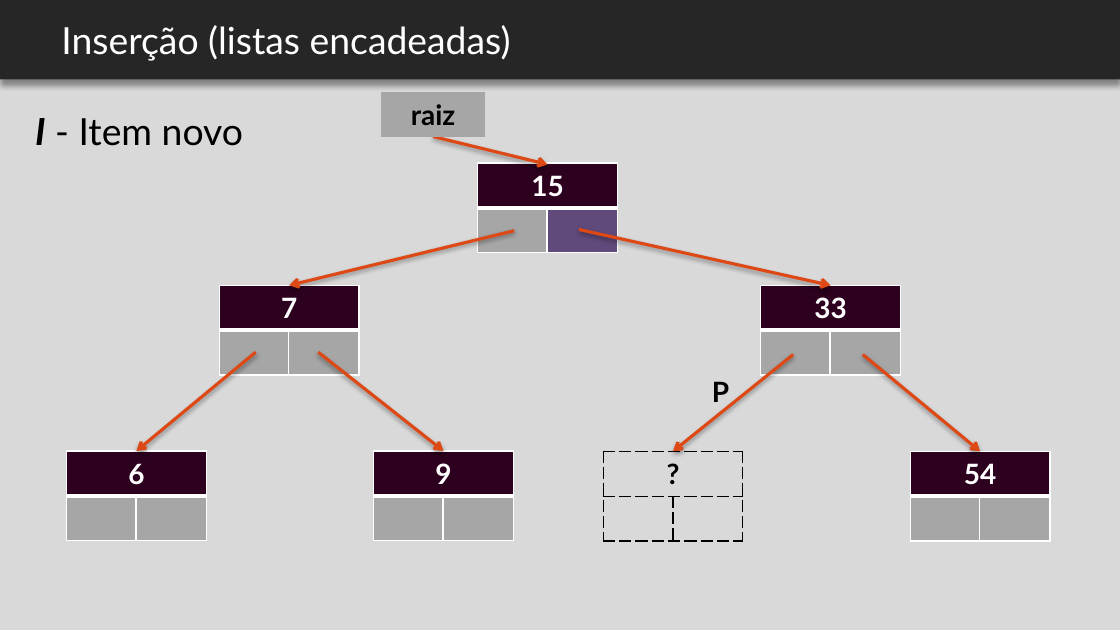
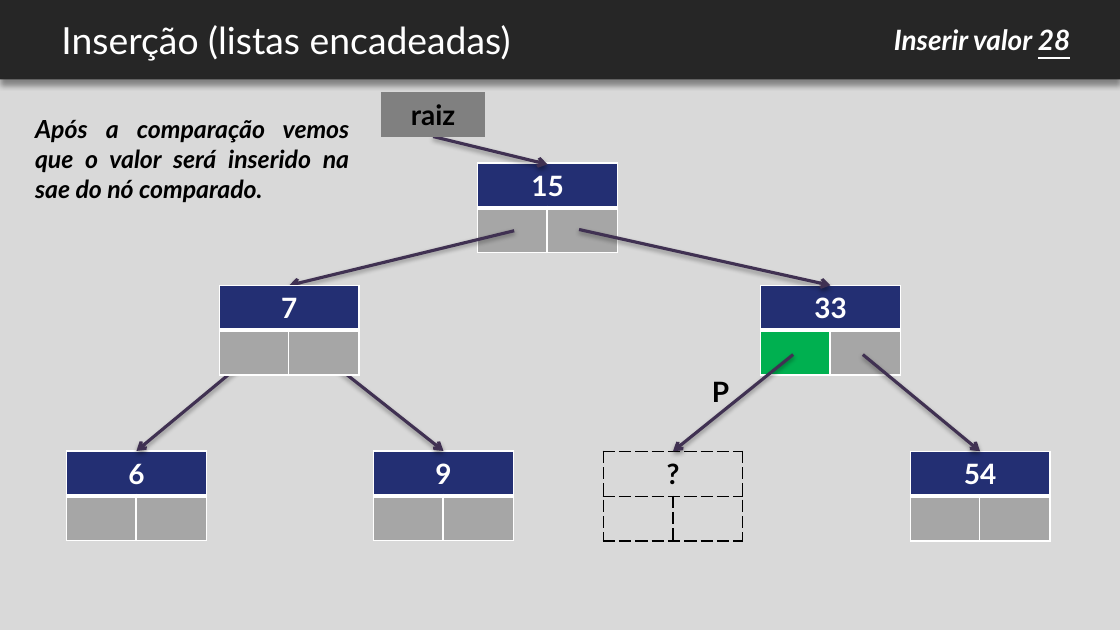
Before and after one commit to felipemarc/AED1_2016-2, a slide deck: slide 20 of ap_arvores/AED - arvores.pptx (slide 19 before the commit). Drawn at 1120x630 pixels with LibreOffice and Linux fonts; fonts in the diff are those of the drawing; background and template pictures are left out. Boxes give left, top, right and bottom in pixels: in the first picture for what was removed or moved away, otherwise in the second. Text is boxed around its words. In the diff, an @@ line names an element or a change of style, - is before the commit and + after.

```diff
--- a/ap_arvores/AED - arvores.pptx
+++ b/ap_arvores/AED - arvores.pptx
@@ text added at <box>894,29,1070,51</box>, 18 pt, text #FFFFFF, bold, italic @@
+Inserir valor 28
@@ text removed at <box>35,118,243,146</box> @@
-I - Item novo
@@ text added at <box>35,119,350,202</box>, 16 pt, text #000000, bold, italic @@
+Após a comparação vemos que o valor será inserido na sae do nó comparado.
@@ table at <box>381,92,485,137</box> @@
@@ fill #A6A6A6 to #808080 in row 1, column 1 @@
@@ arrow (433, 137) - (548, 165): stroke #DD4814 2 pt to #403152 2 pt @@
@@ table at <box>478,162,618,252</box> @@
@@ fill #2C001E to #232F73 in row 1, column 1 @@
@@ fill #604A7B to #A6A6A6 in row 2, column 2 @@
@@ arrow (514, 231) - (289, 286): stroke #DD4814 2 pt to #403152 2 pt @@
@@ arrow (579, 230) - (831, 286): stroke #DD4814 2 pt to #403152 2 pt @@
@@ table at <box>220,286,360,375</box> @@
@@ fill #2C001E to #232F73 in row 1, column 1 @@
@@ table at <box>760,286,900,375</box> @@
@@ fill #2C001E to #232F73 in row 1, column 1 @@
@@ fill #A6A6A6 to #00B050 in row 2, column 1 @@
@@ arrow (255, 352) - (137, 451): stroke #DD4814 2 pt to #403152 2 pt @@
@@ arrow (318, 352) - (444, 451): stroke #DD4814 2 pt to #403152 2 pt @@
@@ arrow (793, 355) - (673, 451): stroke #DD4814 2 pt to #403152 2 pt @@
@@ arrow (862, 355) - (980, 451): stroke #DD4814 2 pt to #403152 2 pt @@
@@ table at <box>67,451,207,541</box> @@
@@ fill #2C001E to #232F73 in row 1, column 1 @@
@@ table at <box>374,451,514,541</box> @@
@@ fill #2C001E to #232F73 in row 1, column 1 @@
@@ table at <box>911,451,1051,541</box> @@
@@ fill #2C001E to #232F73 in row 1, column 1 @@
```
Also in this commit, not shown: 11 other slides changed, 1 slide added, 2 other files.
